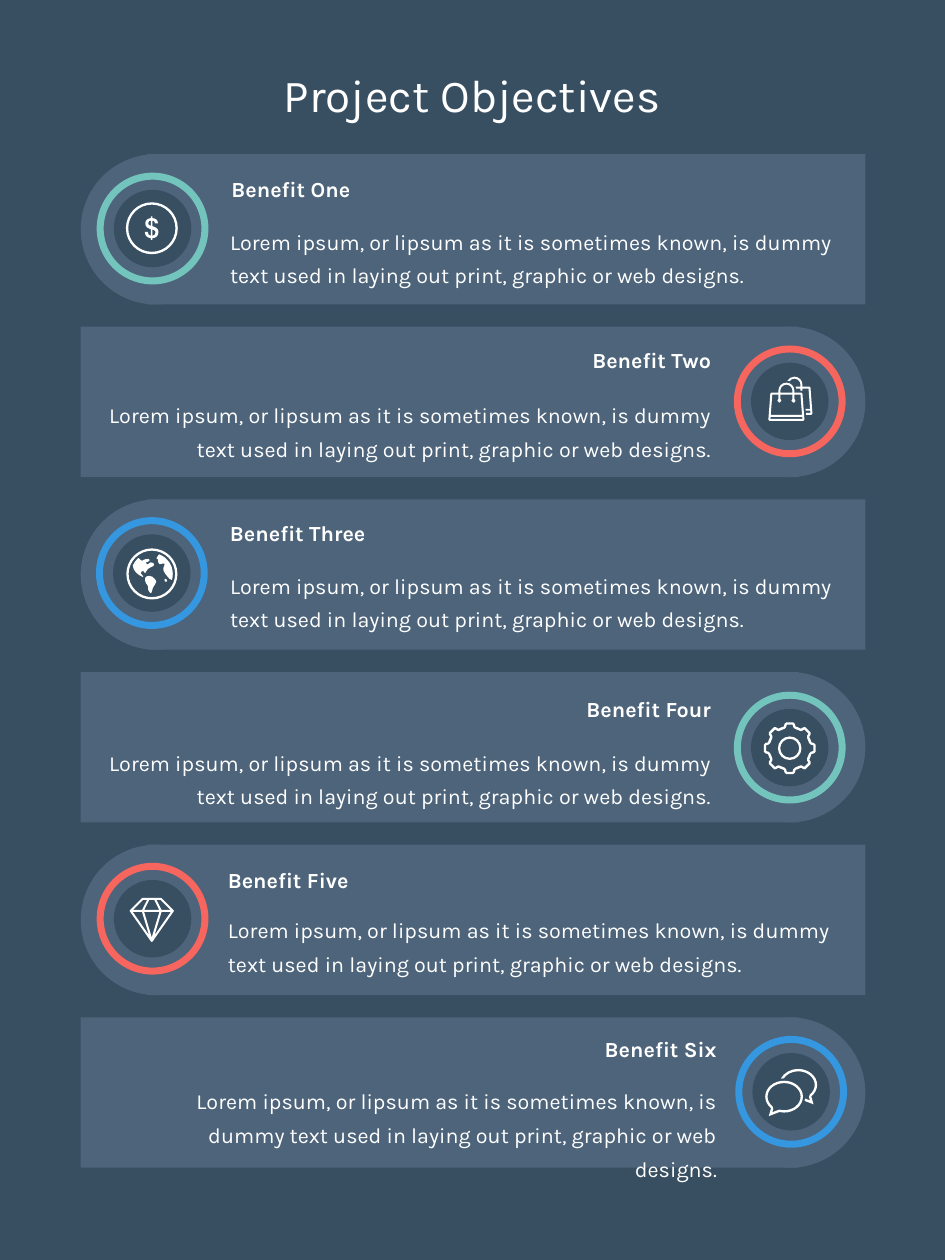
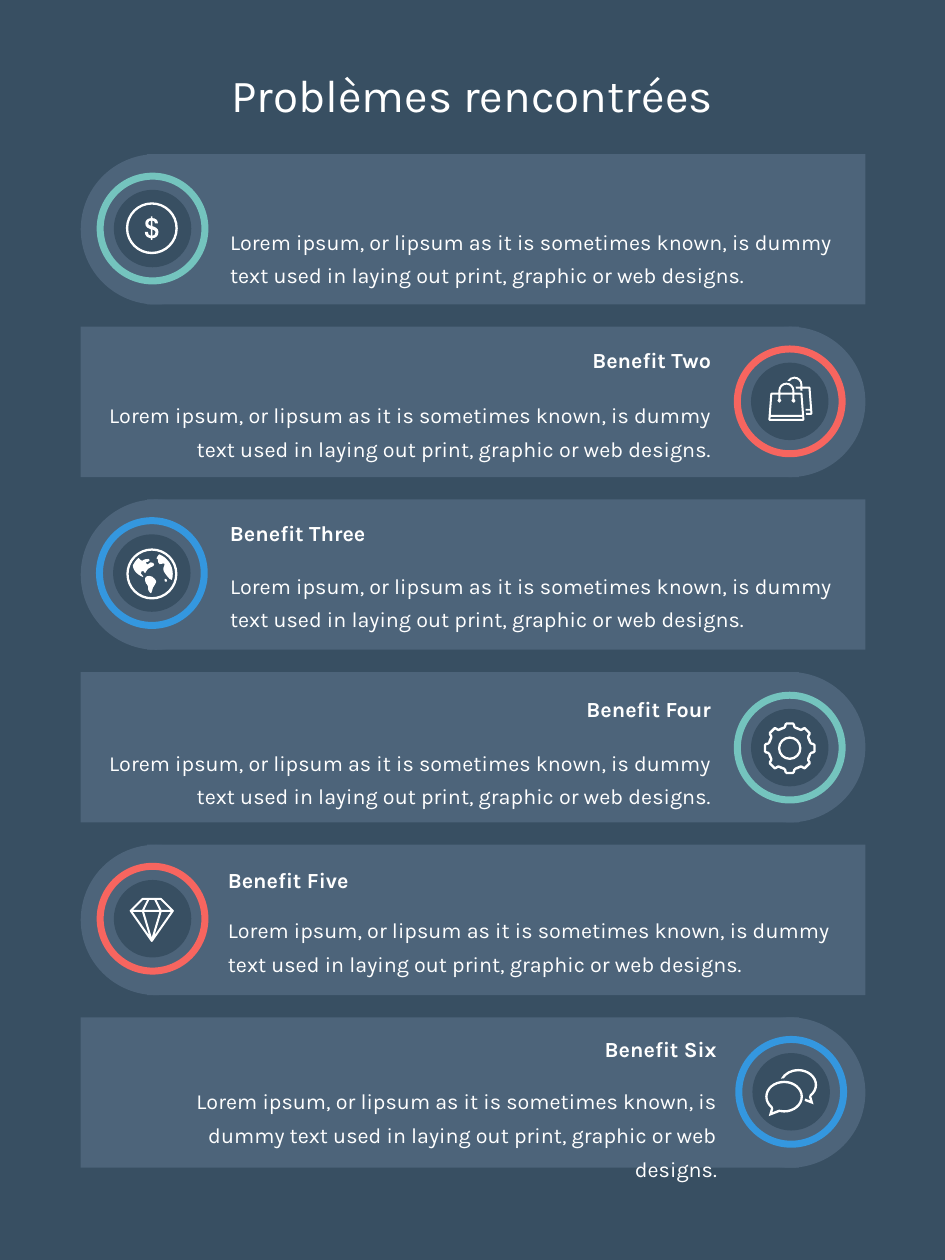
Before and after one commit to Loicpln/Projet_Algo_N2, a slide deck: slide 22 of Elements de presentation/Soutenance finale.pptx (slide 17 before the commit). Drawn at 945x1260 pixels with LibreOffice and Linux fonts; fonts in the diff are those of the drawing. Boxes give left, top, right and bottom in pixels: in the first picture for what was removed or moved away, otherwise in the second. Text is boxed around its words. In the diff, an @@ line names an element or a change of style, - is before the commit and + after.

```diff
--- a/Elements de presentation/Soutenance finale.pptx
+++ b/Elements de presentation/Soutenance finale.pptx
@@ text at <box>231,77,712,113</box>: text changed @@
-Project Objectives
+Problèmes rencontrées
@@ text removed at <box>231,182,351,198</box> @@
-Benefit One
```
Also in this commit, not shown: 3 other slides changed, 5 slides added, 1 slide removed, 1 other file.
